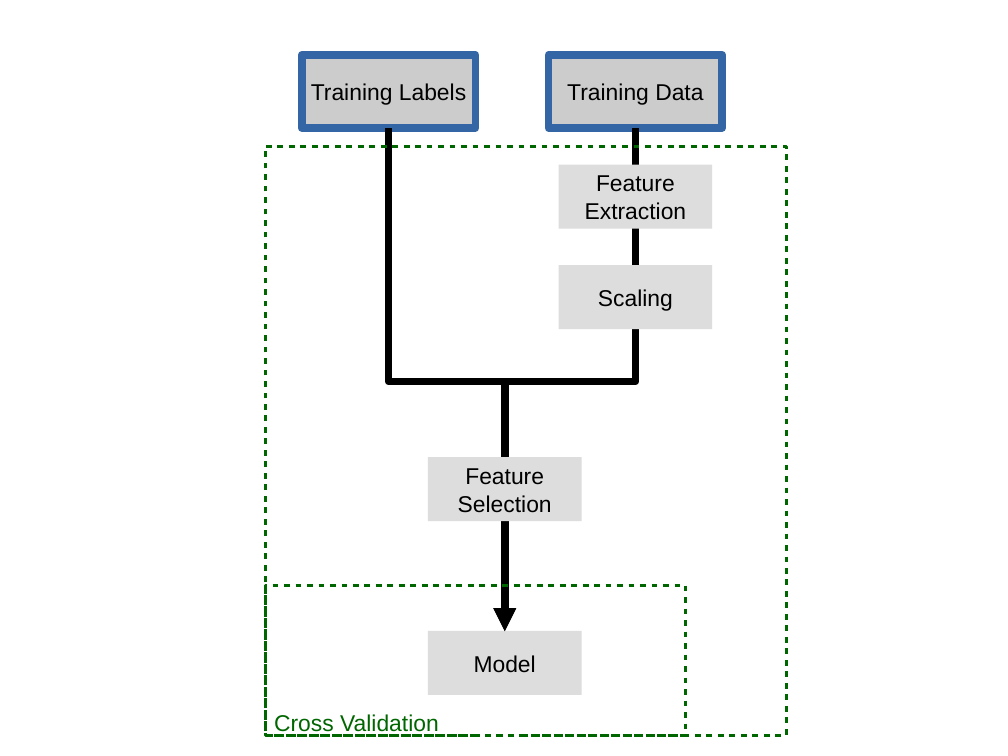
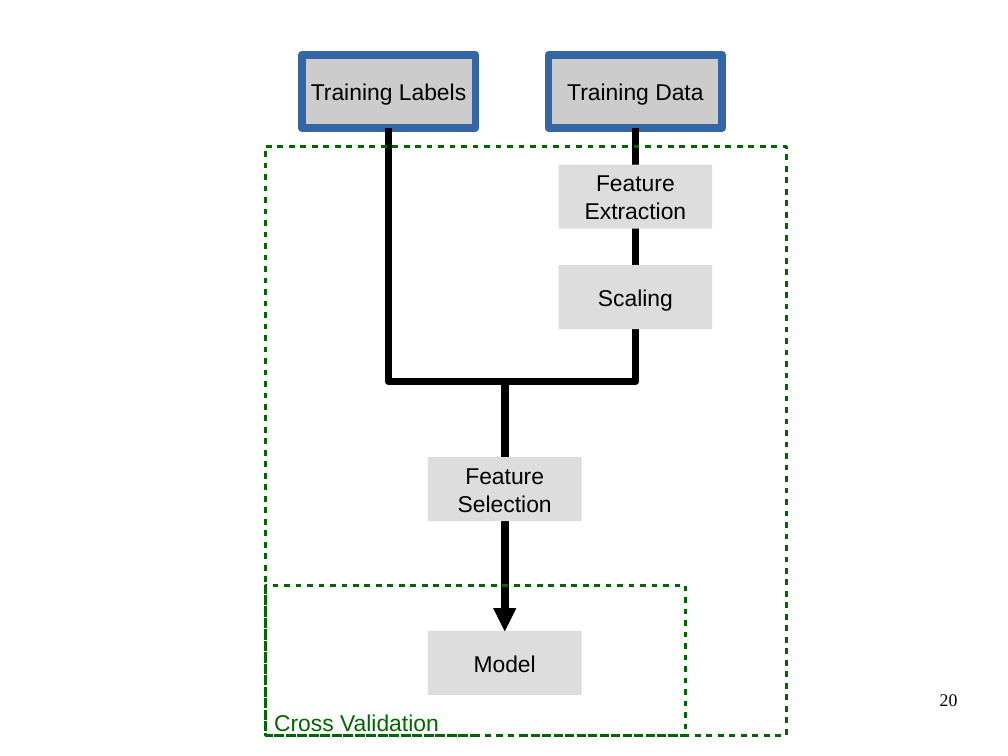
Before and after one commit to amueller/talks_odt, a slide deck: slide 20 of machine-learning-with-scikit-learn-CUNY-2015.odp (slide 17 before the commit). Drawn at 1008x756 pixels with LibreOffice and Linux fonts; fonts in the diff are those of the drawing. Boxes give left, top, right and bottom in pixels: in the first picture for what was removed or moved away, otherwise in the second. Text is boxed around its words. In the diff, an @@ line names an element or a change of style, - is before the commit and + after.

```diff
--- a/machine-learning-with-scikit-learn-CUNY-2015.odp
+++ b/machine-learning-with-scikit-learn-CUNY-2015.odp
@@ page number added at box(940, 694, 958, 706), 14 pt, text #000000 @@
+20
```
Also in this commit, not shown: 22 other slides changed, 6 slides added, 1 slide removed.
